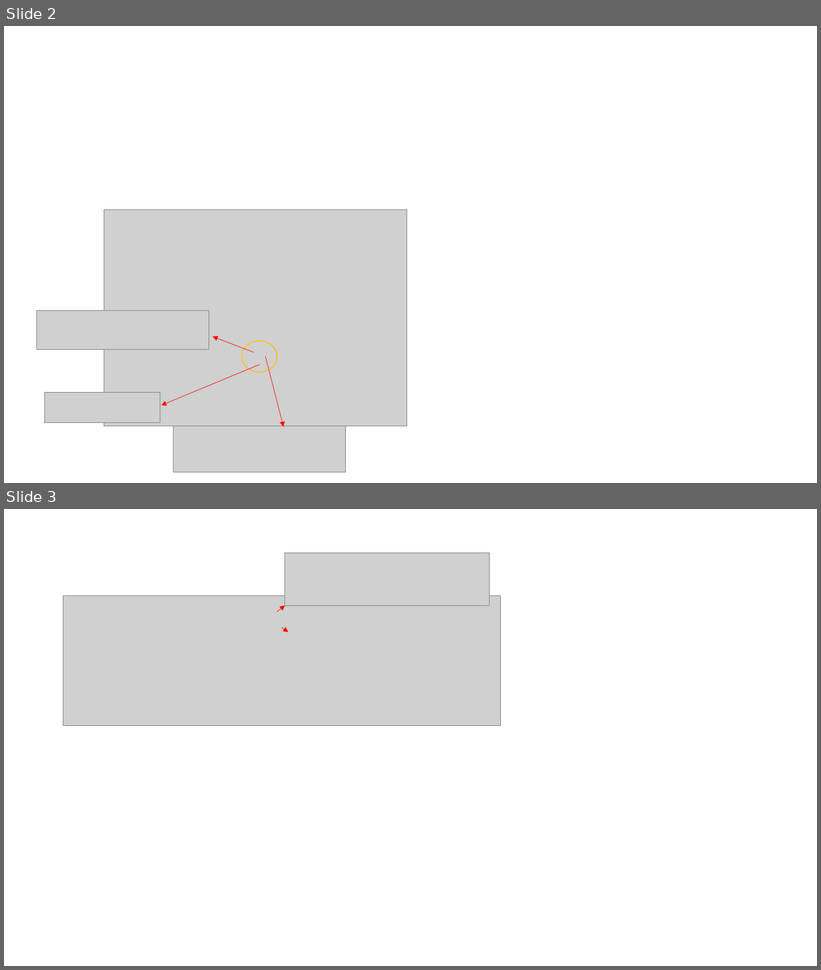
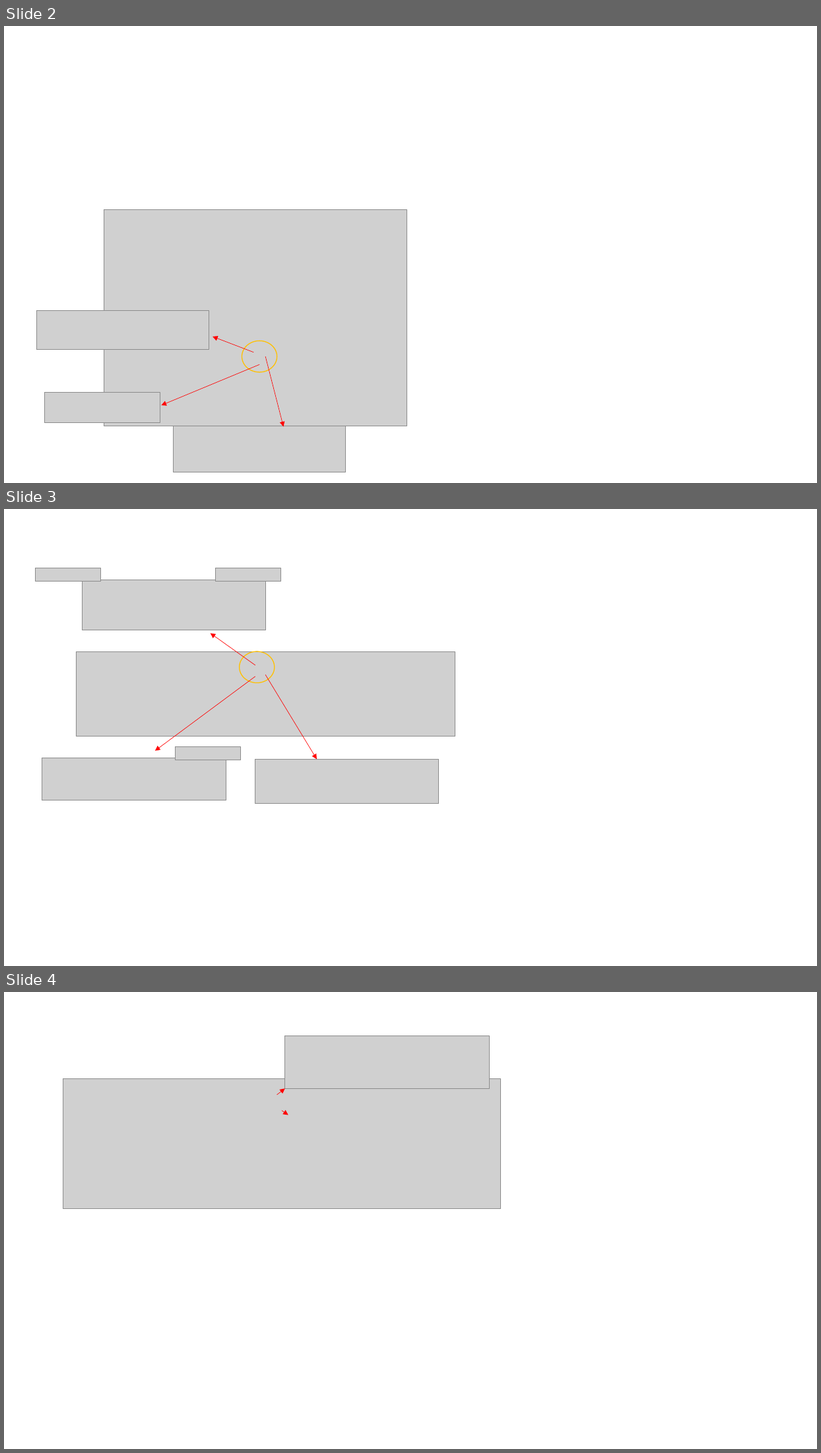
Before and after one commit to patrickcnkm/696_predict_text_difficulity, a slide deck: tmp/Figures in report_20221023.pptx. Shown one above the other, each under a label of ours: slides 2 and 3 before the commit, slides 2, 3 and 4 after it. The pictures are 821x970 and 821x1453 pixels, drawn with LibreOffice and Linux fonts; fonts in the diff are those of the drawing; grey boxes stand for pictures. Boxes give left, top, right and bottom in pixels: in the first picture for what was removed or moved away, otherwise in the second. Text is boxed around its words. In the diff, an @@ line names an element or a change of style, - is before the commit and + after.

```diff
--- a/tmp/Figures in report_20221023.pptx
+++ b/tmp/Figures in report_20221023.pptx
@@ slide 3 added at (x1=4, y1=509, x2=817, y2=966), background #FFFFFF @@
@@ picture added at (x1=35, y1=568, x2=100, y2=582) @@
@@ picture added at (x1=82, y1=580, x2=265, y2=630) @@
@@ picture added at (x1=216, y1=568, x2=281, y2=582) @@
@@ arrow added from (255, 665) to (210, 634), #FF0000 0.5 pt @@
@@ picture added at (x1=76, y1=652, x2=455, y2=737) @@
@@ ellipse added at (x1=240, y1=652, x2=275, y2=683), outline #FFC000 1 pt @@
@@ arrow added from (255, 677) to (155, 751), #FF0000 0.5 pt @@
@@ arrow added from (265, 675) to (317, 760), #FF0000 0.5 pt @@
@@ picture added at (x1=42, y1=758, x2=226, y2=800) @@
@@ picture added at (x1=176, y1=747, x2=241, y2=761) @@
@@ picture added at (x1=255, y1=760, x2=439, y2=804) @@
@@ what was slide 3 is now slide 4 @@
```
Also in this commit, not shown: 3 other files.
